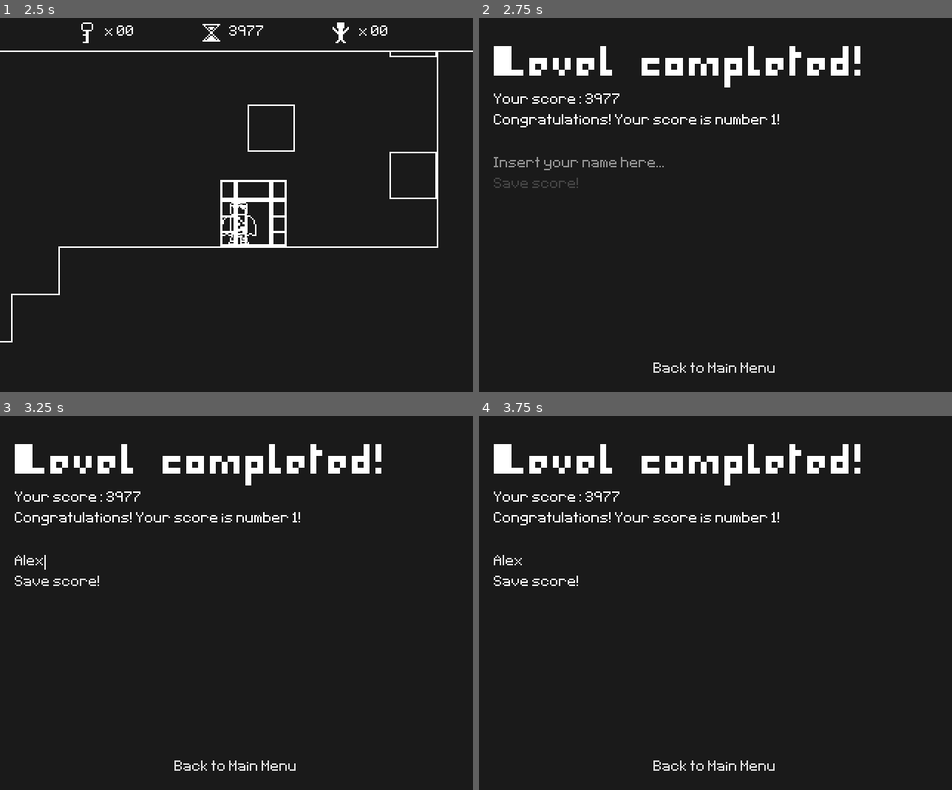
Above: before the commit, frames 1-4 (two rows, left to right).
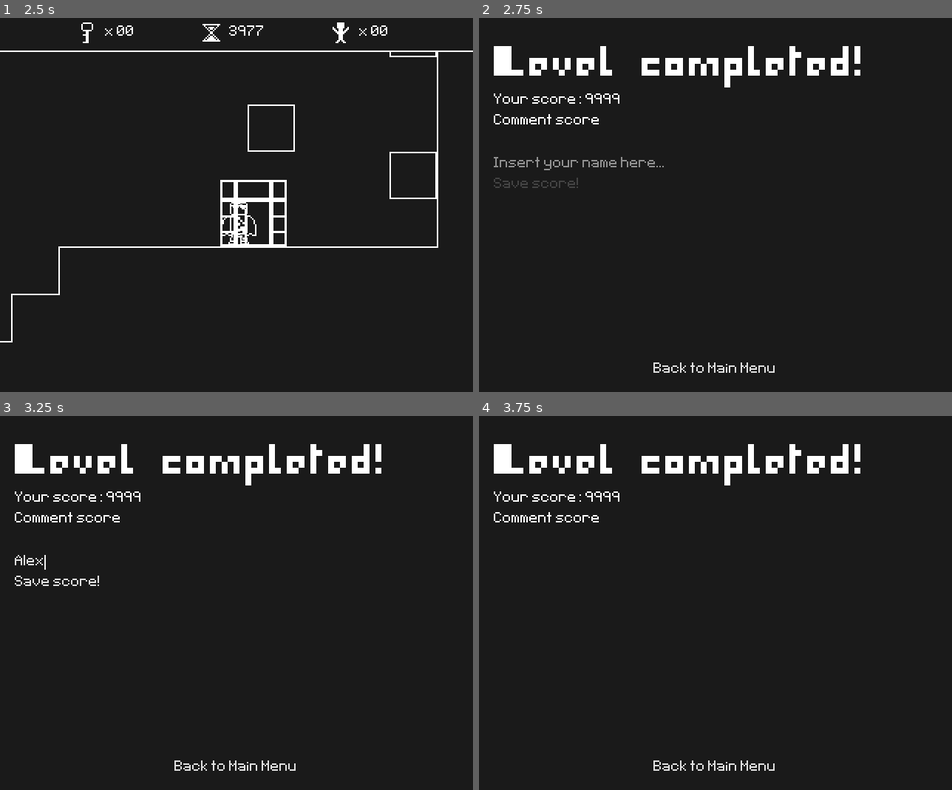
Above: after the commit, the same moments.

Repository: Kiel97/bialjam2019
Game: Godot game, scene res://Menu/MainMenu.tscn
Same seed, same stepped clock (60 frames per second), same inputs: the game is played once before the commit and once after it. Sound files missing from this copy of the repository are replaced by a short silence.
Inputs (mouse positions are in pixels of both pictures, inside the frame that each line leads up to):
- Up to frame 1 (2.5 s): click "Start game" at 0.5 s; hold Right (move_right) from 1.28 s (still down); tap Up (jump) at 1.52, 2.27 s
- Up to frame 2 (2.75 s): keep holding Right (move_right)
- Up to frame 3 (3.25 s): release Right (move_right) at 2.75 s; click (236, 561) at 2.77 s; type "Alex" at 2.85 s
- Up to frame 4 (3.75 s): click "Save score!" at 3.5 s

Frame 1 is identical in both runs. In frame 2, 0.5% of the frame differs, in the area x 7-64%, y 20-30%; in frame 3, 0.5%; in frame 4, 0.7%, in the area x 3-64%, y 20-46%.
Error after the commit: Trying to assign value of type 'LineEdit' to a variable of type 'TextEdit'. (res://Menu/LevelSummary.gd:14)

Commit message:
Added working name saving with highscores
version 1

Diff:
--- a/Bialjam2019/HighscoreManager.gd
+++ b/Bialjam2019/HighscoreManager.gd
@@ -31,22 +31,25 @@
 
 	return scores
 
-func insert_new_highscore() -> int:
+func get_new_highscore_rank() -> int:
 	var scores : Array = load_highscores_from_file()
-	var i = 0
+	var rank = 0
 
-	while i < SCORES_IN_TOP:
-		if len(scores) == i or new_score > scores[i][SCORE_IDX]:
-			scores.insert(i, ["Player", new_score])
+	while rank < SCORES_IN_TOP:
+		if len(scores) == rank or new_score > scores[rank][SCORE_IDX]:
+			break
+		rank += 1
 
-			if len(scores) > SCORES_IN_TOP:
-				scores.remove(SCORES_IN_TOP)
+	return rank
 
-			save_highscores_to_file(scores)
-			break
-		i += 1
+func insert_new_highscore(score : int, rank : int, name : String) -> void:
+	var scores : Array = load_highscores_from_file()
+	scores.insert(rank, [name, score])
 
-	return i
+	if len(scores) > SCORES_IN_TOP:
+		scores.remove(SCORES_IN_TOP)
+
+	save_highscores_to_file(scores)
 
 func save_highscores_to_file(scores : Array) -> void:
 	var f := File.new()
--- a/Bialjam2019/Menu/LevelSummary.gd
+++ b/Bialjam2019/Menu/LevelSummary.gd
@@ -1,4 +1,6 @@
 extends CanvasLayer
+
+signal saved_name
 
 const YOUR_SCORE_MESSAGE : String = "Your score: %d"
 const IN_TOP_MESSAGE : String = "Congratulations! Your score is number %d!"
@@ -7,7 +9,9 @@
 onready var comment_label : Label = $PanelContainer/MarginContainer/VBoxContainer/Comment
 onready var score_label : Label = $PanelContainer/MarginContainer/VBoxContainer/Score
 onready var save_score_button : Button = $PanelContainer/MarginContainer/VBoxContainer/InsertNameContainer/VBoxContainer/SaveScoreButton
-
+onready var insert_name_cont : VBoxContainer = $PanelContainer/MarginContainer/VBoxContainer/InsertNameContainer/VBoxContainer
+onready var main_menu_button : Button = $PanelContainer/MarginContainer/VBoxContainer/Button
+onready var textedit : TextEdit = $PanelContainer/MarginContainer/VBoxContainer/InsertNameContainer/VBoxContainer/TextEdit
 
 func _ready() -> void:
 	update_summary()
@@ -24,10 +28,23 @@
 func update_summary() -> void:
 	score_label.text = YOUR_SCORE_MESSAGE % [HighscoreManager.new_score]
 
-	var achieved_rank = HighscoreManager.insert_new_highscore()
+	var achieved_rank = HighscoreManager.get_new_highscore_rank()
+
 	if achieved_rank < HighscoreManager.SCORES_IN_TOP:
 		comment_label.text = IN_TOP_MESSAGE % [achieved_rank + 1]
+
+		insert_name_cont.visible = true
+		main_menu_button.disabled = true
+
+		var score = HighscoreManager.new_score
+		yield(self, "saved_name")
+		HighscoreManager.insert_new_highscore(HighscoreManager.new_score, achieved_rank, textedit.text)
+
 	else:
+
+		insert_name_cont.visible = false
+		main_menu_button.disabled = false
+
 		comment_label.text = OUT_TOP_MESSAGE
 
 func go_to_main_menu() -> void:
@@ -37,4 +54,7 @@
 	save_score_button.disabled = true if len(new_text) == 0 else false
 
 func _on_SaveScoreButton_pressed() -> void:
-	print("Save score")
+	emit_signal("saved_name")
+
+	insert_name_cont.visible = false
+	main_menu_button.disabled = false
